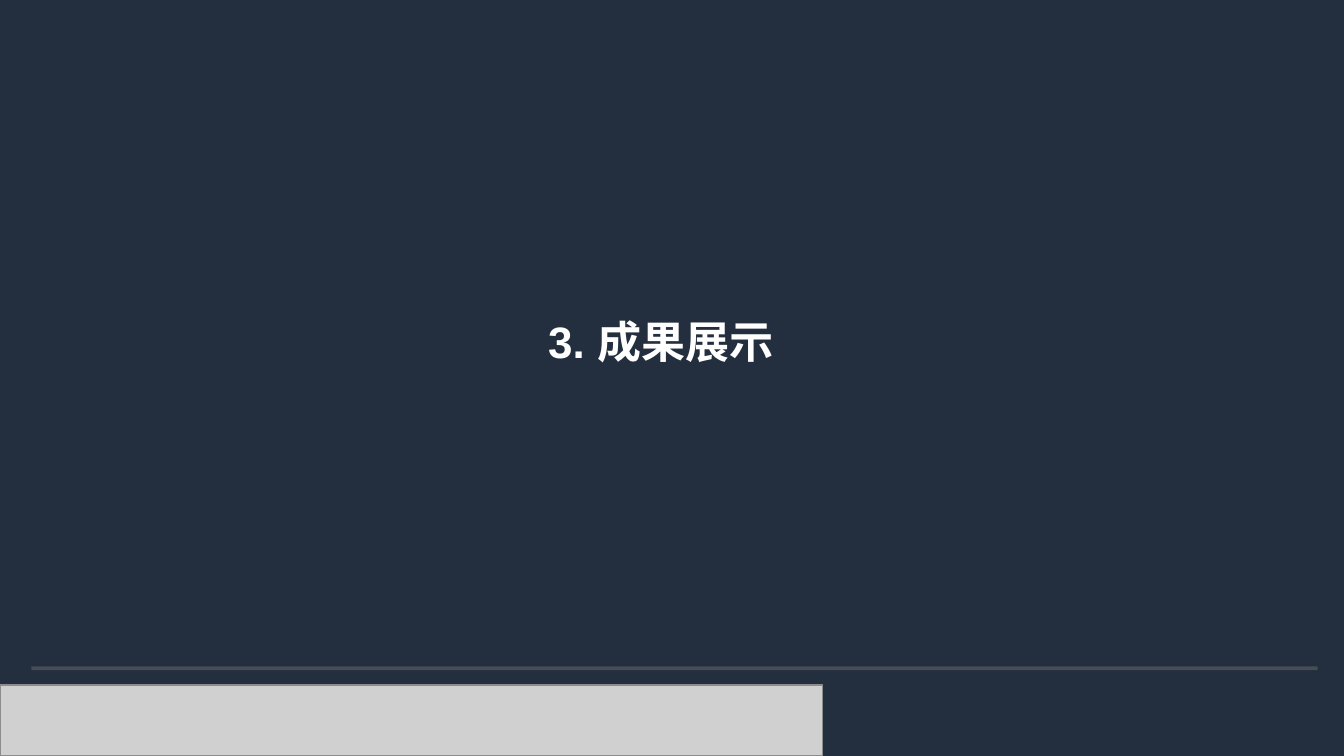
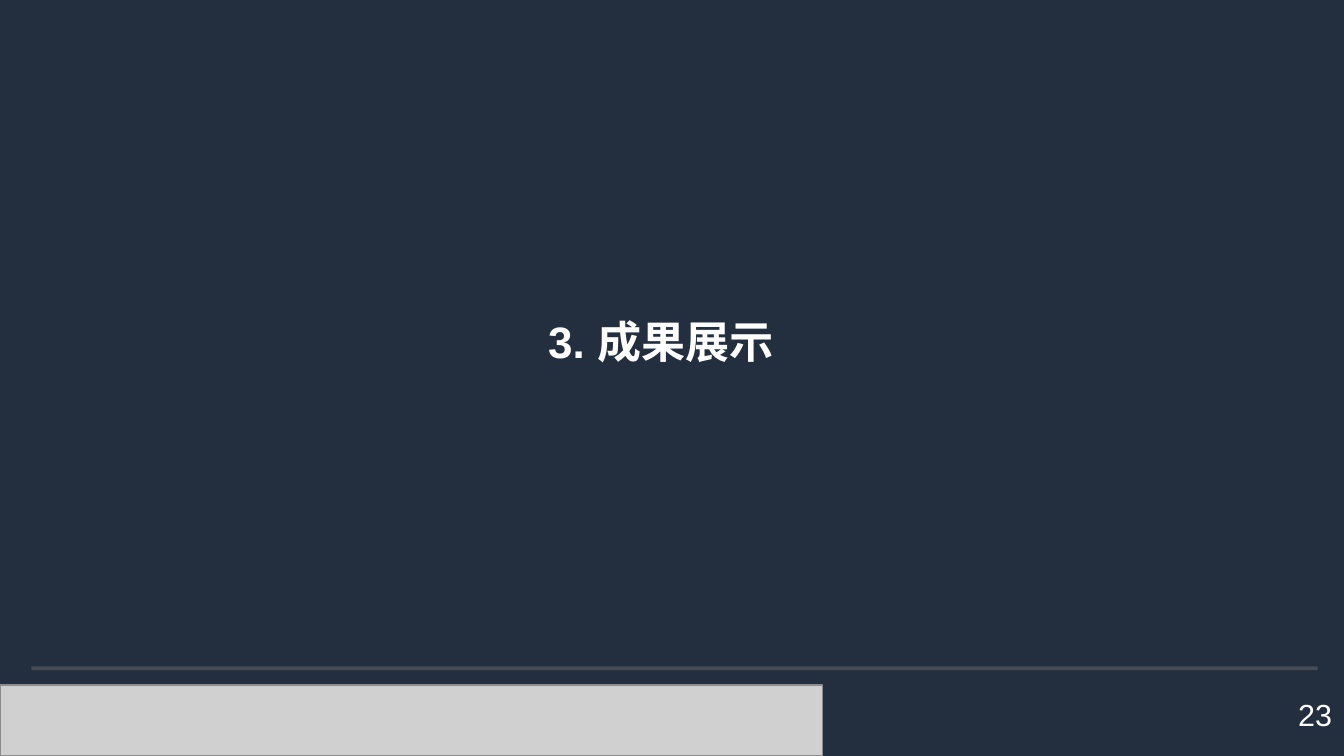
Before and after one commit to andygithub9/cfc104_2, a slide deck: slide 23 of 104.odp. Drawn at 1344x756 pixels with LibreOffice and Linux fonts; fonts in the diff are those of the drawing; grey boxes stand for pictures; background and template pictures are left out. Boxes give left, top, right and bottom in pixels: in the first picture for what was removed or moved away, otherwise in the second. Text is boxed around its words. In the diff, an @@ line names an element or a change of style, - is before the commit and + after.

```diff
--- a/104.odp
+++ b/104.odp
@@ page number added at (1298, 704, 1332, 727), 18 pt, text #FFFFFF @@
+23
```
Also in this commit, not shown: 31 other slides changed.
